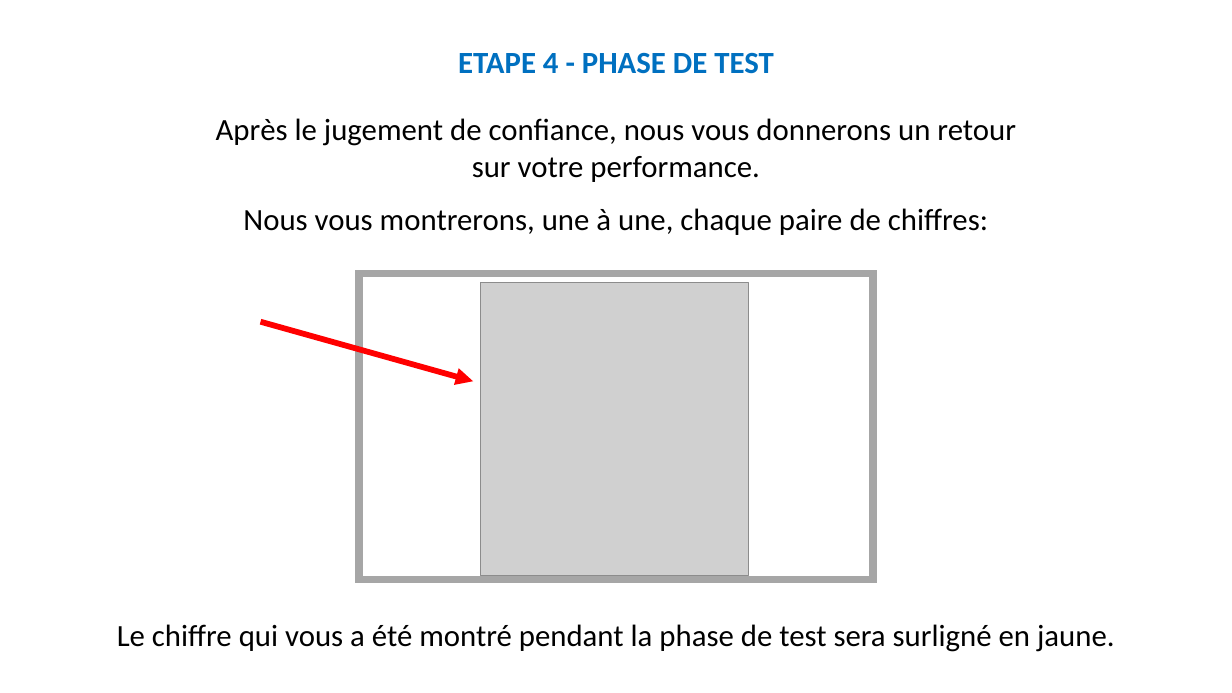
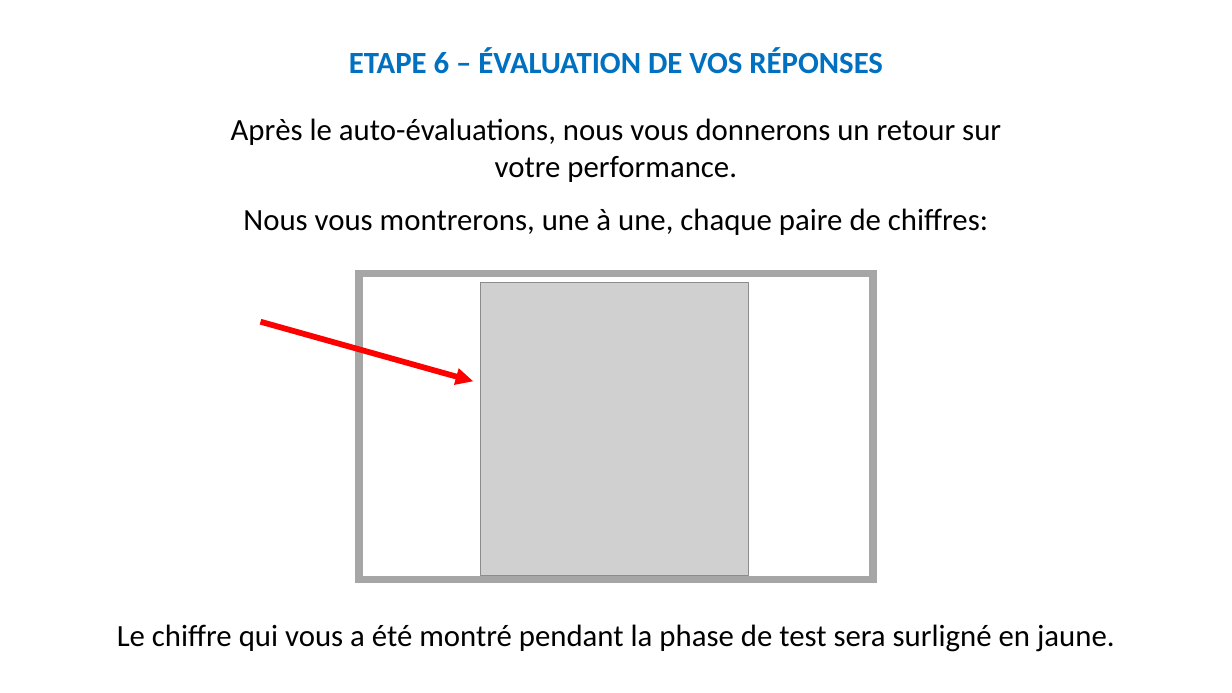
Before and after one commit to MBB-team/Online_Testing, a slide deck: slide 28 of src/SE_ELAN/Stimuli/Instructions.pptx. Drawn at 1232x693 pixels with LibreOffice and Linux fonts; fonts in the diff are those of the drawing; grey boxes stand for pictures. Boxes give left, top, right and bottom in pixels: in the first picture for what was removed or moved away, otherwise in the second. Text is boxed around its words. In the diff, an @@ line names an element or a change of style, - is before the commit and + after.

```diff
--- a/src/SE_ELAN/Stimuli/Instructions.pptx
+++ b/src/SE_ELAN/Stimuli/Instructions.pptx
@@ text at [349,48,883,74]: text changed @@
-ETAPE 4 - PHASE DE TEST
+ETAPE 6 – ÉVALUATION DE VOS RÉPONSES
@@ text at [231,118,1001,182]: text changed @@
-Après le jugement de confiance, nous vous donnerons un retour sur votre performance.
+Après le auto-évaluations, nous vous donnerons un retour sur votre performance.
```
Also in this commit, not shown: 25 other slides changed, 1 slide added, 2 other files.
